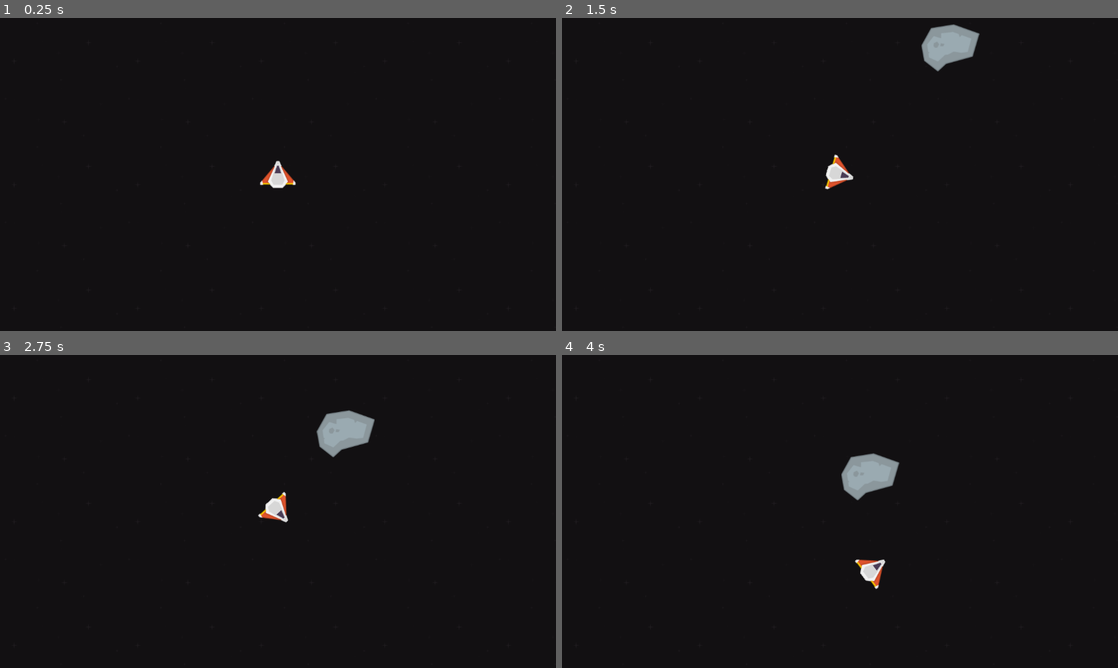
Above: before the commit, frames 1-4 (two rows, left to right).
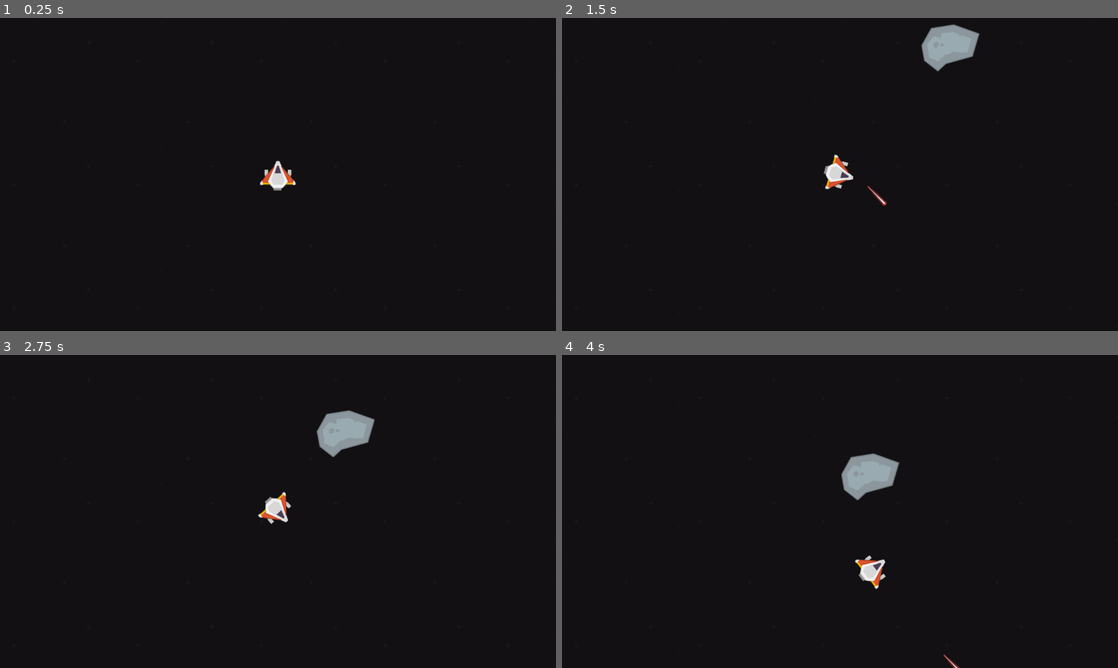
Above: after the commit, the same moments.

Repository: davi4046/asteroids_godot
Game: Godot game, scene res://scenes/world/world.tscn
Two runs of this game, one before a commit and one after it. Both use one fixed random seed, a clock stepped at 60 frames per second and the inputs below.
Inputs:
- Up to frame 1 (0.25 s): no input
- Up to frame 2 (1.5 s): hold D (Turn Right) 0.53-1.28 s; tap Space (Shoot Lasers, bound only after the commit) at 0.6, 1.35 s; hold A (Turn Left) from 1.28 s (still down)
- Up to frame 3 (2.75 s): release A (Turn Left) at 2.03 s; hold D (Turn Right) from 2.03 s (still down); tap Space (Shoot Lasers, bound only after the commit) at 2.1 s
- Up to frame 4 (4 s): release D (Turn Right) at 2.78 s; hold W (Accelerate) 2.78-3.53 s; tap Space (Shoot Lasers, bound only after the commit) at 2.85, 3.6 s; hold A (Turn Left) from 3.53 s (still down)

The runs differ from the first frame. In frame 1, less than 0.1% of the frame differs, in the area x 47-53%, y 48-56%; in frame 2, 0.1%, in the area x 47-59%, y 45-60%; in frame 3, less than 0.1%; in frame 4, less than 0.1%.

Commit message:
Implement shooting

Diff:
--- a/project.godot
+++ b/project.godot
@@ -40,3 +40,14 @@
 , Object(InputEventKey,"resource_local_to_scene":false,"resource_name":"","device":-1,"window_id":0,"alt_pressed":false,"shift_pressed":false,"ctrl_pressed":false,"meta_pressed":false,"pressed":false,"keycode":0,"physical_keycode":4194319,"key_label":0,"unicode":0,"echo":false,"script":null)
 ]
 }
+"Shoot Lasers"={
+"deadzone": 0.5,
+"events": [Object(InputEventKey,"resource_local_to_scene":false,"resource_name":"","device":-1,"window_id":0,"alt_pressed":false,"shift_pressed":false,"ctrl_pressed":false,"meta_pressed":false,"pressed":false,"keycode":0,"physical_keycode":32,"key_label":0,"unicode":32,"echo":false,"script":null)
+]
+}
+
+[layer_names]
+
+2d_physics/layer_1="Player"
+2d_physics/layer_2="Meteor"
+2d_physics/layer_3="Laser"
--- /dev/null
+++ b/scenes/laser/laser.gd
@@ -0,0 +1,13 @@
+extends RigidBody2D
+
+
+func _ready():
+	var timer = Timer.new()
+	add_child(timer)
+	timer.connect("timeout", queue_free)
+	timer.start(8)
+
+
+func _on_area_2d_body_entered(body):
+	body.emit_signal("body_entered", self)
+	queue_free()
--- /dev/null
+++ b/scenes/laser/laser.tscn
@@ -0,0 +1,31 @@
+[gd_scene load_steps=4 format=3 uid="uid://ltl63yewkn8i"]
+
+[ext_resource type="Script" path="res://scenes/laser/laser.gd" id="1_43572"]
+[ext_resource type="Texture2D" uid="uid://cqt7c13g34xhb" path="res://assets/textures/laserRed01.png" id="2_5hniu"]
+
+[sub_resource type="CapsuleShape2D" id="CapsuleShape2D_l0ffj"]
+radius = 5.0
+height = 54.0
+
+[node name="Laser" type="RigidBody2D"]
+collision_layer = 0
+collision_mask = 0
+gravity_scale = 0.0
+max_contacts_reported = 1
+contact_monitor = true
+script = ExtResource("1_43572")
+
+[node name="LaserRed01" type="Sprite2D" parent="."]
+texture = ExtResource("2_5hniu")
+
+[node name="Area2D" type="Area2D" parent="."]
+collision_layer = 4
+collision_mask = 2
+
+[node name="CollisionShape2D" type="CollisionShape2D" parent="Area2D"]
+shape = SubResource("CapsuleShape2D_l0ffj")
+
+[node name="CollisionShape2D" type="CollisionShape2D" parent="."]
+shape = SubResource("CapsuleShape2D_l0ffj")
+
+[connection signal="body_entered" from="Area2D" to="." method="_on_area_2d_body_entered"]
--- a/scenes/meteors/meteor_big_1.tscn
+++ b/scenes/meteors/meteor_big_1.tscn
@@ -4,6 +4,8 @@
 [ext_resource type="Script" path="res://scenes/meteors/meteor_big.gd" id="1_awc12"]
 
 [node name="MeteorBig1" type="RigidBody2D"]
+collision_layer = 2
+collision_mask = 7
 gravity_scale = 0.0
 max_contacts_reported = 1
 contact_monitor = true
--- a/scenes/meteors/meteor_big_2.tscn
+++ b/scenes/meteors/meteor_big_2.tscn
@@ -4,6 +4,8 @@
 [ext_resource type="Script" path="res://scenes/meteors/meteor_big.gd" id="1_fpcku"]
 
 [node name="MeteorBig2" type="RigidBody2D"]
+collision_layer = 2
+collision_mask = 7
 gravity_scale = 0.0
 max_contacts_reported = 1
 contact_monitor = true
--- a/scenes/meteors/meteor_big_3.tscn
+++ b/scenes/meteors/meteor_big_3.tscn
@@ -4,6 +4,8 @@
 [ext_resource type="Script" path="res://scenes/meteors/meteor_big.gd" id="1_jl8ex"]
 
 [node name="MeteorBig3" type="RigidBody2D"]
+collision_layer = 2
+collision_mask = 7
 gravity_scale = 0.0
 max_contacts_reported = 1
 contact_monitor = true
--- a/scenes/meteors/meteor_big_4.tscn
+++ b/scenes/meteors/meteor_big_4.tscn
@@ -4,6 +4,8 @@
 [ext_resource type="Texture2D" uid="uid://sru28xu88vtm" path="res://assets/textures/meteorGrey_big4.png" id="1_r7xs0"]
 
 [node name="MeteorBig4" type="RigidBody2D"]
+collision_layer = 2
+collision_mask = 7
 gravity_scale = 0.0
 max_contacts_reported = 1
 contact_monitor = true
--- a/scenes/meteors/meteor_med_1.tscn
+++ b/scenes/meteors/meteor_med_1.tscn
@@ -4,6 +4,8 @@
 [ext_resource type="Script" path="res://scenes/meteors/meteor_med.gd" id="1_tn4mf"]
 
 [node name="MeteorMed1" type="RigidBody2D"]
+collision_layer = 2
+collision_mask = 7
 gravity_scale = 0.0
 max_contacts_reported = 1
 contact_monitor = true
--- a/scenes/meteors/meteor_med_2.tscn
+++ b/scenes/meteors/meteor_med_2.tscn
@@ -4,6 +4,8 @@
 [ext_resource type="Texture2D" uid="uid://ijf2ed8pjuxt" path="res://assets/textures/meteorGrey_med2.png" id="1_i3vxe"]
 
 [node name="MeteorMed2" type="RigidBody2D"]
+collision_layer = 2
+collision_mask = 7
 gravity_scale = 0.0
 max_contacts_reported = 1
 contact_monitor = true
--- a/scenes/player/player.gd
+++ b/scenes/player/player.gd
@@ -1,12 +1,17 @@
 extends RigidBody2D
 
 
-# Called when the node enters the scene tree for the first time.
-func _ready():
-	pass # Replace with function body.
+var shoot_laser_timer = Timer.new()
+var barrel_one = false
 
 
-# Called every frame. 'delta' is the elapsed time since the previous frame.
+func _ready():
+	shoot_laser_timer.one_shot = false
+	shoot_laser_timer.wait_time = 0.15
+	shoot_laser_timer.connect("timeout", shoot_laser)
+	add_child(shoot_laser_timer)
+
+
 func _process(delta):
 	if Input.is_action_pressed("Accelerate"):
 		var force = Vector2.UP.rotated(global_rotation) * 25
@@ -20,3 +25,19 @@
 
 	if !Input.is_action_pressed("Turn Left") and !Input.is_action_pressed("Turn Right"):
 		angular_velocity = 0
+
+	if Input.is_action_just_pressed("Shoot Lasers"):
+		shoot_laser_timer.start()
+		shoot_laser()
+	elif Input.is_action_just_released("Shoot Lasers"):
+		shoot_laser_timer.stop()
+
+
+func shoot_laser():
+	var barrel = $Gun1/GunBarrel1 if barrel_one else $Gun2/GunBarrel2
+	var laser = preload("res://scenes/laser/laser.tscn").instantiate()
+	laser.global_position = barrel.global_position
+	laser.global_rotation = barrel.global_rotation
+	laser.linear_velocity = linear_velocity + Vector2.UP.rotated(global_rotation) * 750
+	get_parent().add_child(laser)
+	barrel_one = !barrel_one
--- a/scenes/player/player.tscn
+++ b/scenes/player/player.tscn
@@ -1,9 +1,13 @@
-[gd_scene load_steps=3 format=3 uid="uid://cm1n6c22tlqbh"]
+[gd_scene load_steps=5 format=3 uid="uid://cm1n6c22tlqbh"]
 
 [ext_resource type="Script" path="res://scenes/player/player.gd" id="1_lvfcf"]
 [ext_resource type="Texture2D" uid="uid://rx6cet2m70hd" path="res://assets/textures/playerShip3_orange.png" id="2_qyhul"]
+[ext_resource type="Texture2D" uid="uid://cyhvcwrta8dhj" path="res://assets/textures/gun04.png" id="3_j44iy"]
+[ext_resource type="Texture2D" uid="uid://c5u7otaimpakj" path="res://assets/textures/engine1.png" id="4_ceyxe"]
 
 [node name="Player" type="RigidBody2D"]
+z_index = 5
+collision_mask = 2
 gravity_scale = 0.0
 linear_damp = 5.0
 script = ExtResource("1_lvfcf")
@@ -15,3 +19,29 @@
 [node name="CollisionPolygon2D" type="CollisionPolygon2D" parent="."]
 scale = Vector2(0.75, 0.75)
 polygon = PackedVector2Array(0, -38, 50, 26, 20, 28, 14, 38, -14, 38, -20, 28, -50, 26)
+
+[node name="Gun1" type="Sprite2D" parent="."]
+z_index = -1
+position = Vector2(-24, 0)
+scale = Vector2(0.5, 0.5)
+texture = ExtResource("3_j44iy")
+
+[node name="GunBarrel1" type="Node2D" parent="Gun1"]
+position = Vector2(0, -20)
+scale = Vector2(2, 2)
+
+[node name="Gun2" type="Sprite2D" parent="."]
+z_index = -1
+position = Vector2(24, 0)
+scale = Vector2(0.5, 0.5)
+texture = ExtResource("3_j44iy")
+
+[node name="GunBarrel2" type="Node2D" parent="Gun2"]
+position = Vector2(0, -20)
+scale = Vector2(2, 2)
+
+[node name="Engine1" type="Sprite2D" parent="."]
+z_index = -1
+position = Vector2(-1, 28)
+scale = Vector2(0.5, 0.5)
+texture = ExtResource("4_ceyxe")
--- a/scenes/world/world.tscn
+++ b/scenes/world/world.tscn
@@ -21,6 +21,8 @@
 [node name="Player" parent="." instance=ExtResource("2_bq2q0")]
 
 [node name="Area2D" type="Area2D" parent="."]
+collision_layer = 8
+collision_mask = 15
 
 [node name="CollisionShape2D" type="CollisionShape2D" parent="Area2D"]
 shape = SubResource("RectangleShape2D_vk0f7")
Binary file added: assets/textures/engine1.png
Not shown, added: assets/textures/engine1.png.import
Binary file added: assets/textures/gun04.png
Not shown, added: assets/textures/gun04.png.import
Binary file added: assets/textures/laserRed01.png
Not shown, added: assets/textures/laserRed01.png.import
